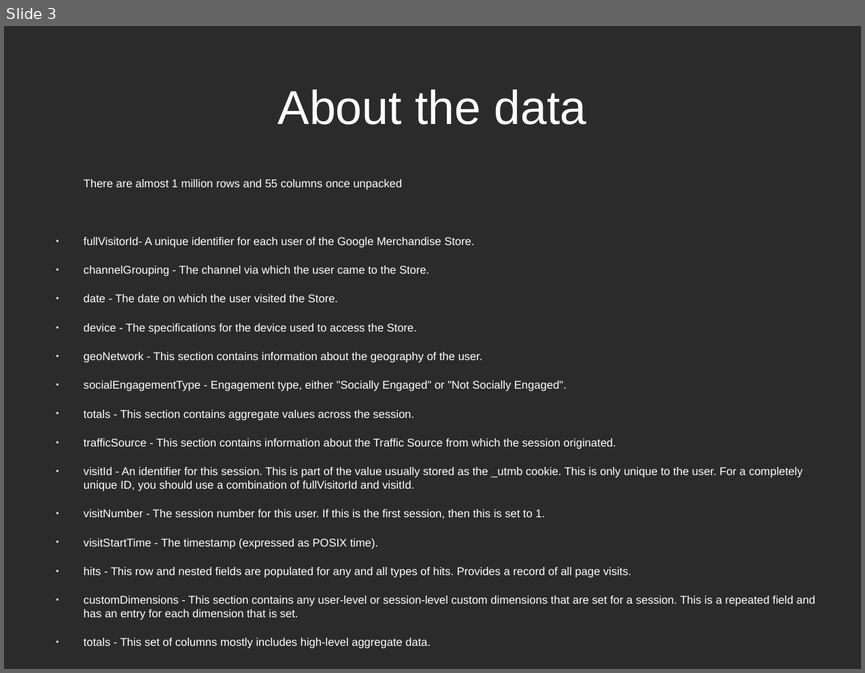
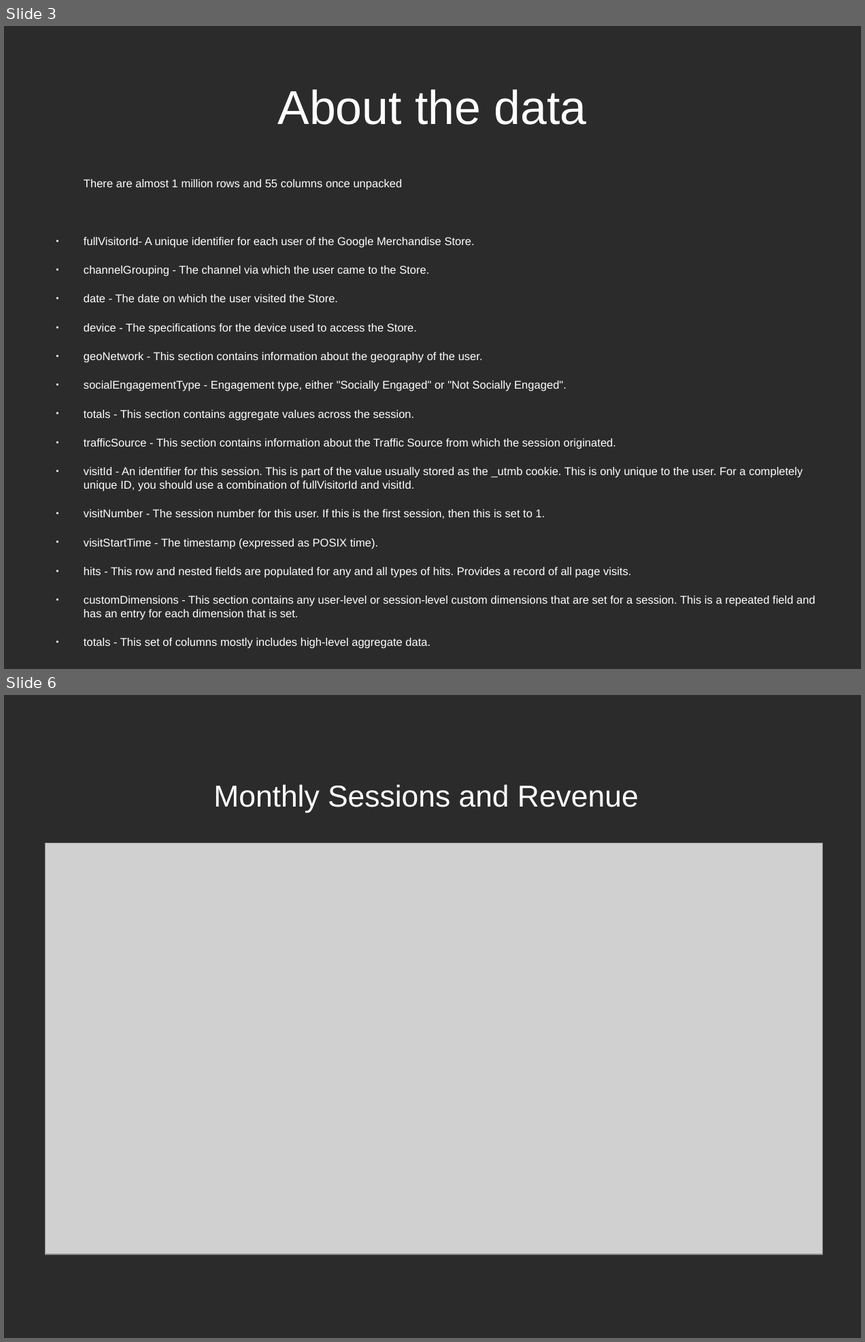
Before and after one commit to ksooklall/CUNY-SPS-Masters-DS, a slide deck: DATA_621/final/gstore_presentation.odp. Shown one above the other, each under a label of ours: slide 3 before the commit, slides 3 and 6 after it; the slides between them are not shown. The pictures are 865x673 and 865x1342 pixels, drawn with LibreOffice and Linux fonts; fonts in the diff are those of the drawing; grey boxes stand for pictures; background and template pictures are left out; a plain dark background stands for a picture behind light text. Boxes give left, top, right and bottom in pixels: in the first picture for what was removed or moved away, otherwise in the second. Text is boxed around its words. In the diff, an @@ line names an element or a change of style, - is before the commit and + after.

```diff
--- a/DATA_621/final/gstore_presentation.odp
+++ b/DATA_621/final/gstore_presentation.odp
@@ slide 6 added at <box>4,695,861,1338</box>, background picture (left out) @@
@@ text added at <box>213,784,638,813</box>, 28 pt, text #FFFFFF @@
+Monthly Sessions and Revenue
@@ picture added at <box>45,843,823,1254</box> @@
```
Also in this commit, not shown: 1 slide changed, 3 other slides added, 2 slides removed, 2 other files.
